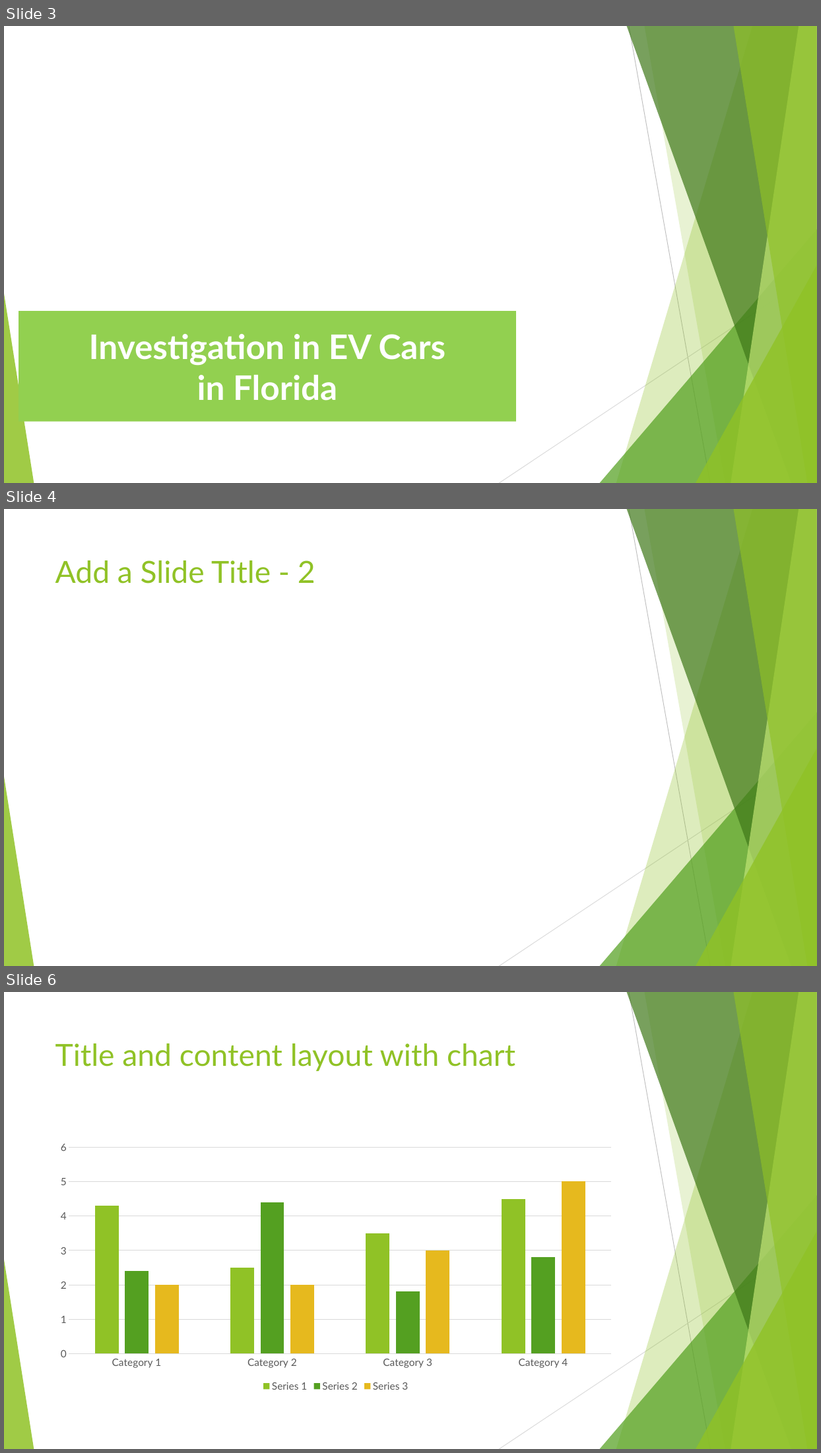
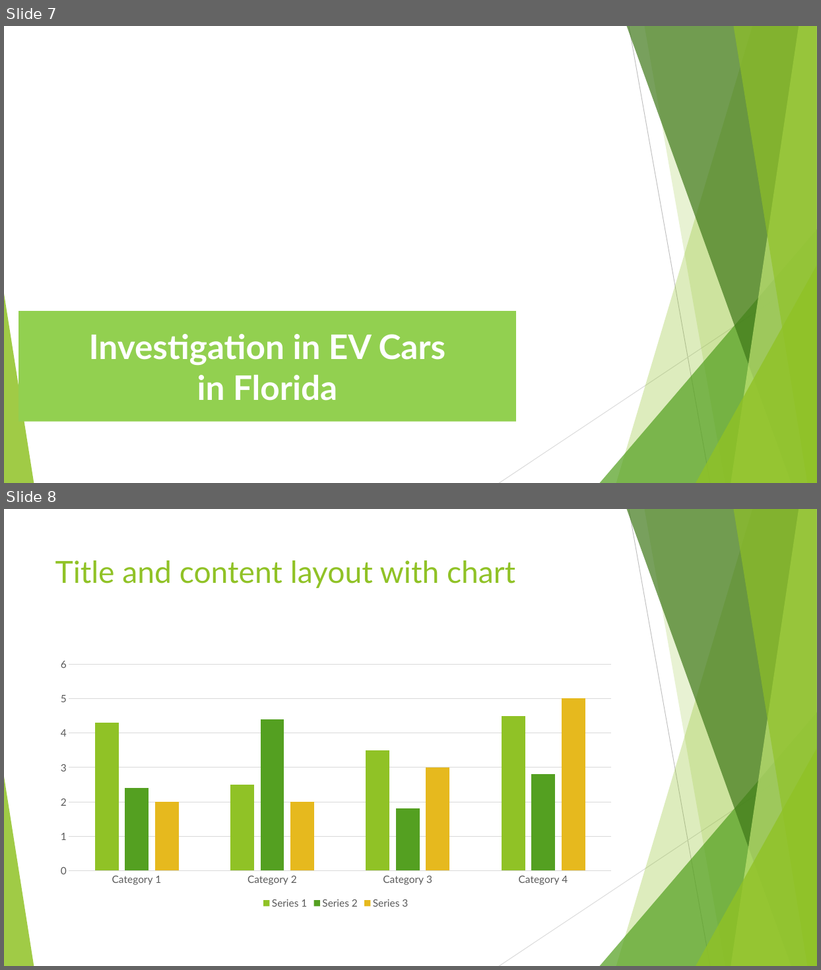
Before and after one commit to Project-JCSA/FL_Electric_Vehicles, a slide deck: Florida_Electric_Vehicles.pptx. Shown one above the other, each under a label of ours: slides 3, 4 and 6 before the commit, slides 7 and 8 after it; the slides between them are not shown. The pictures are 821x1453 and 821x970 pixels, drawn with LibreOffice and Linux fonts; fonts in the diff are those of the drawing; background and template pictures are left out. Boxes give left, top, right and bottom in pixels: in the first picture for what was removed or moved away, otherwise in the second. Text is boxed around its words. In the diff, an @@ line names an element or a change of style, - is before the commit and + after.

```diff
--- a/Florida_Electric_Vehicles.pptx
+++ b/Florida_Electric_Vehicles.pptx
@@ slide 4 removed at box(4, 509, 817, 966), background #FFFFFF; not listed: 10 template elements that a slide beside it also shows @@
@@ title removed at box(55, 560, 316, 584) @@
-Add a Slide Title - 2
@@ what was slide 3 is now slide 7 @@
@@ what was slide 6 is now slide 8 @@
```
Also in this commit, not shown: 1 slide changed, 4 slides added, 1 other slide removed, 1 other file.
